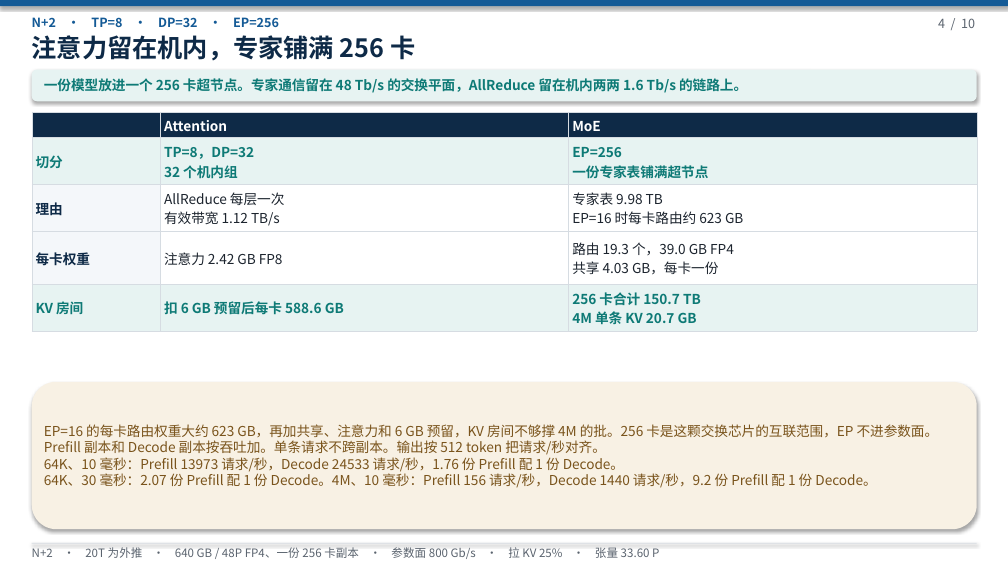
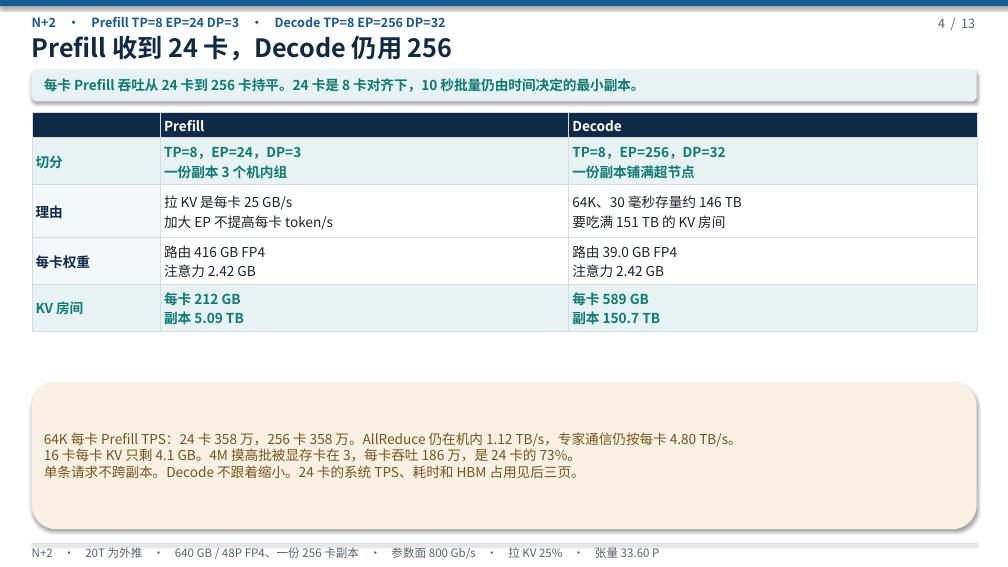
Before and after one commit to 69515164-rgb/UCL-MPComm, a slide deck: slide 4 of docs/deepseek-20t-n2-slo.pptx. Drawn at 1008x567 pixels with LibreOffice and Linux fonts; fonts in the diff are those of the drawing. Boxes give left, top, right and bottom in pixels: in the first picture for what was removed or moved away, otherwise in the second. Text is boxed around its words. In the diff, an @@ line names an element or a change of style, - is before the commit and + after.

```diff
--- a/docs/deepseek-20t-n2-slo.pptx
+++ b/docs/deepseek-20t-n2-slo.pptx
@@ text at box(32, 17, 446, 27): text changed @@
-N+2 · TP=8 · DP=32 · EP=256
+N+2 · Prefill TP=8 EP=24 DP=3 · Decode TP=8 EP=256 DP=32
@@ text at box(938, 18, 975, 28): text changed @@
-4 / 10
+4 / 13
@@ text at box(32, 35, 453, 61): text changed @@
-注意力留在机内，专家铺满 256 卡
+Prefill 收到 24 卡，Decode 仍用 256
@@ text at box(44, 78, 644, 92): text changed @@
-一份模型放进一个 256 卡超节点。专家通信留在 48 Tb/s 的交换平面，AllReduce 留在机内两两 1.6 Tb/s 的链路上。
+每卡 Prefill 吞吐从 24 卡到 256 卡持平。24 卡是 8 卡对齐下，10 秒批量仍由时间决定的最小副本。
@@ table at box(32, 112, 977, 331) @@
-row 1, column 2: Attention
+row 1, column 2: Prefill
-row 1, column 3: MoE
+row 1, column 3: Decode
-row 2, column 2: TP=8，DP=32 / 32 个机内组
+row 2, column 2: TP=8，EP=24，DP=3 / 一份副本 3 个机内组
-row 2, column 3: EP=256 / 一份专家表铺满超节点
+row 2, column 3: TP=8，EP=256，DP=32 / 一份副本铺满超节点
-row 3, column 2: AllReduce 每层一次 / 有效带宽 1.12 TB/s
+row 3, column 2: 拉 KV 是每卡 25 GB/s / 加大 EP 不提高每卡 token/s
-row 3, column 3: 专家表 9.98 TB / EP=16 时每卡路由约 623 GB
+row 3, column 3: 64K、30 毫秒存量约 146 TB / 要吃满 151 TB 的 KV 房间
-row 4, column 2: 注意力 2.42 GB FP8
+row 4, column 2: 路由 416 GB FP4 / 注意力 2.42 GB
-row 4, column 3: 路由 19.3 个，39.0 GB FP4 / 共享 4.03 GB，每卡一份
+row 4, column 3: 路由 39.0 GB FP4 / 注意力 2.42 GB
-row 5, column 2: 扣 6 GB 预留后每卡 588.6 GB
+row 5, column 2: 每卡 212 GB / 副本 5.09 TB
-row 5, column 3: 256 卡合计 150.7 TB / 4M 单条 KV 20.7 GB
+row 5, column 3: 每卡 589 GB / 副本 150.7 TB
@@ text at box(44, 432, 741, 478): text changed @@
-EP=16 的每卡路由权重大约 623 GB，再加共享、注意力和 6 GB 预留，KV 房间不够撑 4M 的批。256 卡是这颗交换芯片的互联范围，EP 不进参数面。
-Prefill 副本和 Decode 副本按吞吐加。单条请求不跨副本。输出按 512 token 把请求/秒对齐。
-64K、10 毫秒：Prefill 13973 请求/秒，Decode 24533 请求/秒，1.76 份 Prefill 配 1 份 Decode。
-64K、30 毫秒：2.07 份 Prefill 配 1 份 Decode。4M、10 毫秒：Prefill 156 请求/秒，Decode 1440 请求/秒，9.2 份 Prefill 配 1 份 Decode。
+64K 每卡 Prefill TPS：24 卡 358 万，256 卡 358 万。AllReduce 仍在机内 1.12 TB/s，专家通信仍按每卡 4.80 TB/s。
+16 卡每卡 KV 只剩 4.1 GB。4M 摸高批被显存卡在 3，每卡吞吐 186 万，是 24 卡的 73%。
+单条请求不跨副本。Decode 不跟着缩小。24 卡的系统 TPS、耗时和 HBM 占用见后三页。
```
Also in this commit, not shown: 9 other slides changed, 3 slides added, 2 other files.
